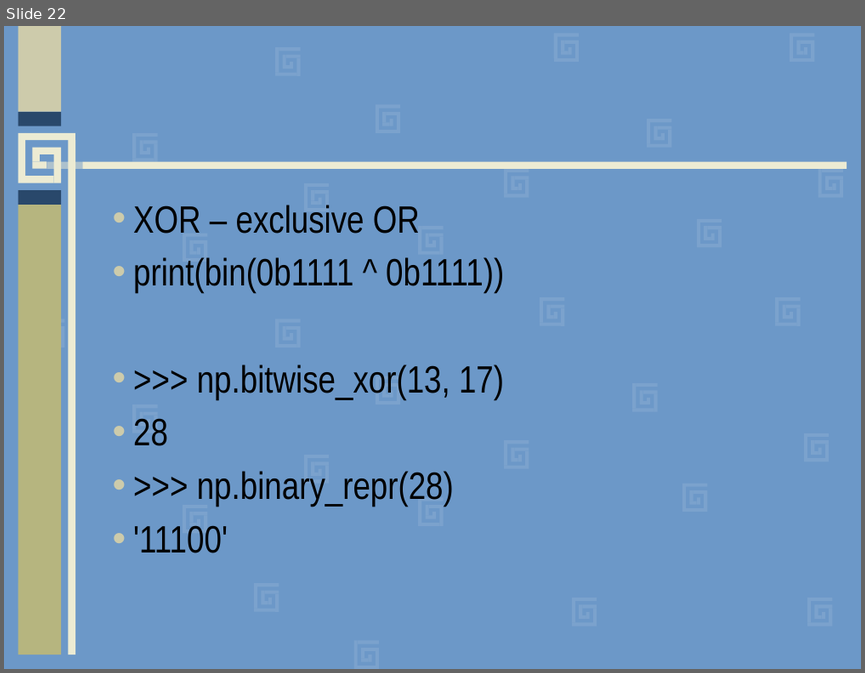
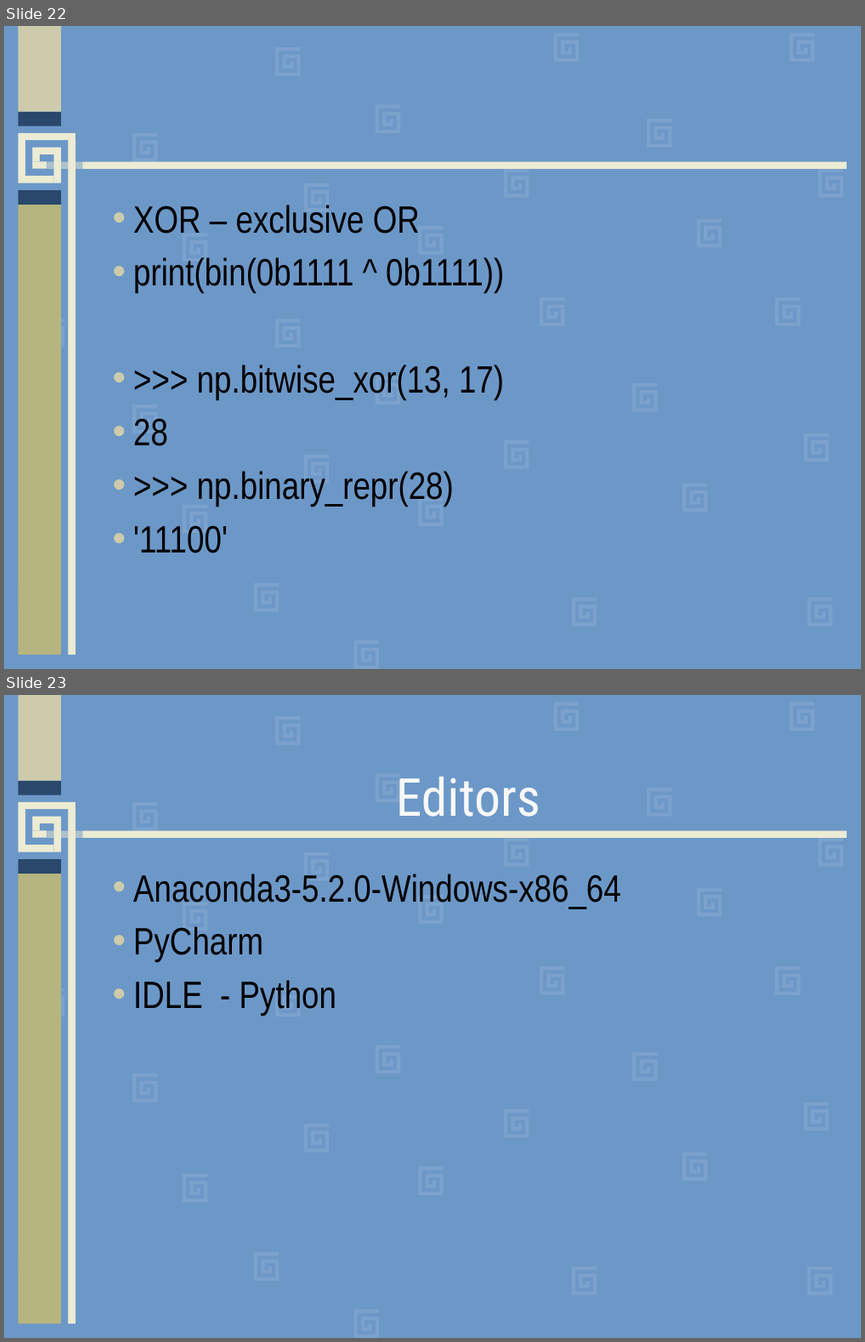
Before and after one commit to gpavankumar1974/Rnotes, a slide deck: pynotes/Python Concepts.pptx. Shown one above the other, each under a label of ours: slide 22 before the commit, slides 22 and 23 after it. The pictures are 865x673 and 865x1342 pixels, drawn with LibreOffice and Linux fonts; fonts in the diff are those of the drawing. Boxes give left, top, right and bottom in pixels: in the first picture for what was removed or moved away, otherwise in the second. Text is boxed around its words. In the diff, an @@ line names an element or a change of style, - is before the commit and + after.

```diff
--- a/pynotes/Python Concepts.pptx
+++ b/pynotes/Python Concepts.pptx
@@ slide 23 added at [4,695,861,1338], background #6C98C8; not listed: 244 template elements that a slide beside it also shows @@
@@ title added at [396,777,540,817], 44 pt, text #F8F8F8 @@
+Editors
@@ text added at [133,873,621,1015], 32 pt, text #000000 @@
+• Anaconda3-5.2.0-Windows-x86_64
+• PyCharm
+• IDLE - Python
```
Also in this commit, not shown: 2 other files.
